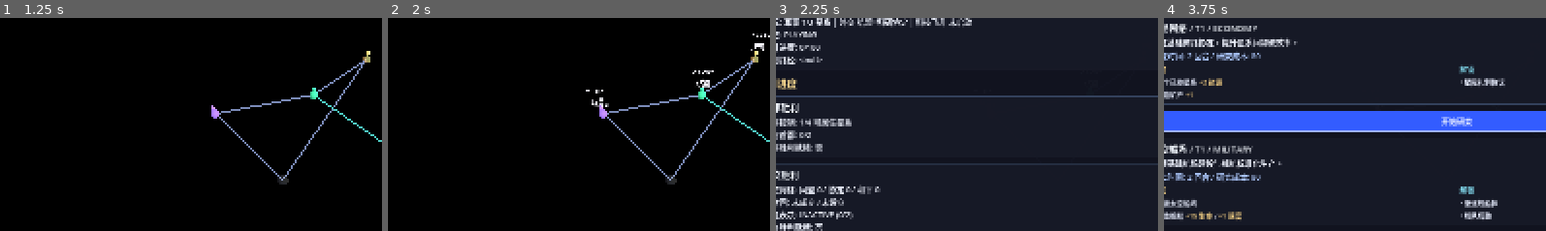
Above: before the commit, frames 1-4 (left to right).
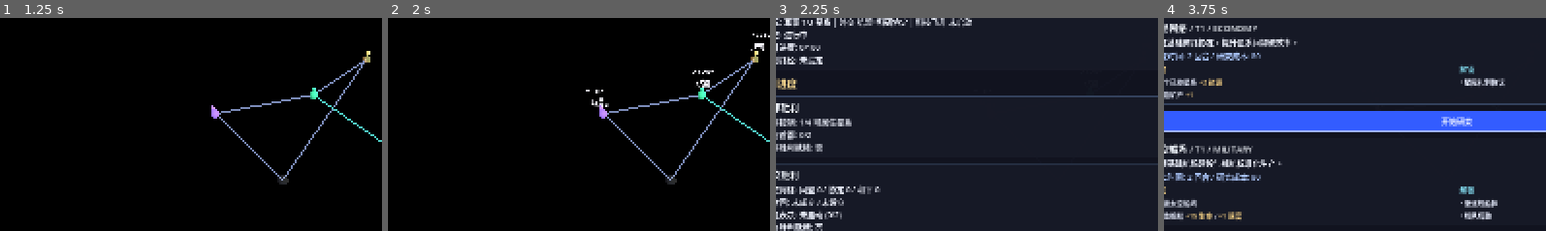
Above: after the commit, the same moments.

Repository: paleriderrrr/starcat
Game: Godot game, scene res://scenes/Main.tscn
The game is run twice, just before and just after one commit, with the same random seed, the same clock (stepped at 60 frames per second) and the same inputs.
Inputs:
- Up to frame 1 (1.25 s): click "文字标记: 显示" at 0.5 s
- Up to frame 2 (2 s): click "文字标记: 隐藏" at 1.25 s
- Up to frame 3 (2.25 s): click "目标" at 2 s
- Up to frame 4 (3.75 s): click "关闭" at 2.75 s; click "科技" at 3.5 s
The pictures show only the part of the screen within x 11-61%, y 30-80%; the shares and areas given below are measured in that part.

Frames 1-2 are identical in both runs. In frame 3, 0.8% of the frame differs, in the area x 2-21%, y 6-95%; in frame 4, nothing differs.

Commit message:
Commit in-progress main workspace changes

Diff:
--- a/starcat/scripts/HudLayer.gd
+++ b/starcat/scripts/HudLayer.gd
@@ -268,9 +268,9 @@
 		"当前目标",
 		[
 			"目标: %s" % str(GameState.game_state.get("objective", "")),
-			"状态: %s" % str(GameState.game_state.get("status", "PLAYING")),
+			"状态: %s" % _game_status_label(str(GameState.game_state.get("status", "PLAYING"))),
 			"飞升进度: %s/100" % str(GameState.game_state.get("ascension_progress", 0)),
-			"胜利路径: %s" % str(GameState.game_state.get("victory_path", "未达成"))
+			"胜利路径: %s" % _victory_path_label(GameState.game_state.get("victory_path", null))
 		]
 	))
 	_panel_add(_make_section_title("胜利进度"))
@@ -295,7 +295,7 @@
 				str(diplomatic_report.get("speaker_title", "未设立"))
 			],
 			"宪章表决: %s (%s/%s)" % [
-				str(diplomatic_report.get("charter_status", "INACTIVE")),
+				_charter_status_label(str(diplomatic_report.get("charter_status", "INACTIVE"))),
 				str(diplomatic_report.get("votes_for", 0)),
 				str(diplomatic_report.get("required_votes", 0))
 			],
@@ -305,7 +305,7 @@
 	_panel_add(_make_status_card(
 		"科技飞升",
 		[
-			"飞升阶段: %s" % str(science_report.get("phase_label", "未启动")),
+			"飞升阶段: %s" % _ascension_phase_label(str(science_report.get("phase_label", "INACTIVE"))),
 			"飞升进度: %s/100" % str(science_report.get("progress", 0)),
 			"阶段摘要: %s" % str(science_report.get("status_summary", "-")),
 			"奇观选址: %s" % str(science_report.get("best_site_name", "-"))
@@ -437,7 +437,7 @@
 	_panel_add(_make_status_card(
 		"通信截获状态",
 		[
-			"通信截获状态: %s" % interception_report.get("status", "未知"),
+			"通信截获状态: %s" % _interception_status_label(str(interception_report.get("status", "UNKNOWN"))),
 			"公开通信基础截获率: %s%%" % str(interception_report.get("base", 0)),
 			"限制级通信截获率: %s%%" % str(interception_report.get("restricted", 0)),
 			"秘密通信截获率: %s%%" % str(interception_report.get("secret", 0)),
@@ -449,7 +449,7 @@
 		[
 			"联合国: %s" % ("已成立" if bool(diplomacy_report.get("council_established", false)) else "未成立"),
 			"议长: %s" % str(diplomacy_report.get("speaker_title", "未设立")),
-			"宪章表决: %s" % str(diplomacy_report.get("charter_status", "INACTIVE")),
+			"宪章表决: %s" % _charter_status_label(str(diplomacy_report.get("charter_status", "INACTIVE"))),
 			"支持票: %s/%s" % [str(diplomacy_report.get("votes_for", 0)), str(diplomacy_report.get("required_votes", 0))]
 		]
 	))
@@ -577,7 +577,7 @@
 	for message: Dictionary in GameState.game_state.get("messages", []).slice(0, 6):
 		system_entries.append({
 			"title": "T%s / %s" % [str(message.get("turn", 1)), str(message.get("title", "系统消息"))],
-			"meta": str(message.get("type", "SYSTEM")),
+			"meta": _message_type_label(str(message.get("type", "SYSTEM"))),
 			"summary": _truncate_text(str(message.get("content", "")), 96)
 		})
 	for report: Dictionary in GameState.get_recent_combat_reports().slice(0, 3):
@@ -748,28 +748,72 @@
 		]
 	))
 	_panel_add(_make_section_title("任务"))
-	var mission_row_one: HBoxContainer = _action_row()
-	mission_row_one.add_child(_make_action_button("待命", GameState.set_selected_fleet_mission.bind("IDLE"), "neutral"))
-	mission_row_one.add_child(_make_action_button("探索", GameState.set_selected_fleet_mission.bind("EXPLORE"), "primary"))
-	mission_row_one.add_child(_make_action_button("殖民", GameState.set_selected_fleet_mission.bind("COLONIZE"), "accent"))
-	mission_row_one.add_child(_make_action_button("驻防", GameState.set_selected_fleet_mission.bind("GUARD"), "neutral"))
-	_panel_add(mission_row_one)
-	var mission_row_two: HBoxContainer = _action_row()
-	mission_row_two.add_child(_make_action_button("打击", GameState.set_selected_fleet_mission.bind("STRIKE"), "danger"))
-	mission_row_two.add_child(_make_action_button("进入移动模式", GameState.begin_fleet_move_mode.bind(fleet.get("id", "")), "primary"))
-	mission_row_two.add_child(_make_action_button("退出移动模式", GameState.cancel_fleet_move_mode, "neutral"))
-	mission_row_two.add_child(_make_action_button("修复舰队", GameState.repair_fleet.bind(fleet.get("id", "")), "accent"))
-	_panel_add(mission_row_two)
+	_panel_add(_make_info_card([
+		"选择一个任务组后会立即切换当前舰队指令。",
+		"移动模式开启后，直接点击星图中的可达星系即可跃迁。"
+	]))
+	_panel_add(_make_section_title("行动指令"))
+	_panel_add(_make_action_grid([
+		_make_action_button("待命", GameState.set_selected_fleet_mission.bind("IDLE"), "neutral"),
+		_make_action_button("探索", GameState.set_selected_fleet_mission.bind("EXPLORE"), "primary"),
+		_make_action_button("殖民", GameState.set_selected_fleet_mission.bind("COLONIZE"), "accent"),
+		_make_action_button("驻防", GameState.set_selected_fleet_mission.bind("GUARD"), "neutral"),
+		_make_action_button("打击", GameState.set_selected_fleet_mission.bind("STRIKE"), "danger")
+	], 2))
+	_panel_add(_make_section_title("机动与维护"))
+	var move_mode_active: bool = GameState.fleet_move_mode and GameState.selected_fleet_id == str(fleet.get("id", ""))
+	var start_move_button: Button = _make_action_button("开始移动", GameState.begin_fleet_move_mode.bind(fleet.get("id", "")), "primary")
+	start_move_button.disabled = move_mode_active
+	var cancel_move_button: Button = _make_action_button("取消移动", GameState.cancel_fleet_move_mode, "neutral")
+	cancel_move_button.disabled = not move_mode_active
+	var repair_button: Button = _make_action_button("修复舰队", GameState.repair_fleet.bind(fleet.get("id", "")), "accent")
+	repair_button.disabled = total_hp >= total_max_hp
+	_panel_add(_make_action_grid([
+		start_move_button,
+		cancel_move_button,
+		repair_button
+	], 2))
 	_panel_add(_make_status_card("任务状态", [
 		"移动模式: %s" % ("已开启，点击星图中的可达星系即可跃迁。" if GameState.fleet_move_mode else "未开启"),
 		"可达星系: %s" % str(GameState.get_reachable_system_ids(fleet.get("id", "")).size()),
 		"当前驻留: %s" % GameState.get_system_by_id(fleet.get("systemId", "")).get("name", "")
 	]))
-	var mission_row_three: HBoxContainer = _action_row()
-	mission_row_three.add_child(_make_action_button("拆分舰队", GameState.split_selected_fleet, "neutral"))
-	mission_row_three.add_child(_make_action_button("合并本星系舰队", GameState.merge_player_fleets_at_selected_system, "accent"))
-	mission_row_three.add_child(_make_action_button("状态评估", GameState.request_selected_fleet_status, "accent"))
-	_panel_add(mission_row_three)
+	var fleet_status_fleet_id: String = str(GameState.world_data.get("fleet_status_fleet_id", ""))
+	var fleet_status_report: Dictionary = GameState.world_data.get("fleet_status_report", {})
+	if not fleet_status_report.is_empty() and fleet_status_fleet_id == str(fleet.get("id", "")):
+		var detail_lines: Array = [
+			"位置: %s" % str(fleet_status_report.get("location", "未知")),
+			"战备状态: %s" % _fleet_readiness_label(str(fleet_status_report.get("readiness", "CRITICAL")))
+		]
+		for ship_entry: Dictionary in fleet_status_report.get("unit_composition", []).slice(0, 4):
+			detail_lines.append("%s / %s / %s/%s 生命 / %s 伤害" % [
+				str(ship_entry.get("name", "舰船")),
+				str(ship_entry.get("type", "UNKNOWN")),
+				str(ship_entry.get("hp", 0)),
+				str(ship_entry.get("maxHp", 0)),
+				str(ship_entry.get("damage", 0))
+			])
+		_panel_add(_make_api_report_card(
+			"状态评估",
+			"任务: %s / 舰队强度: %s" % [
+				str(fleet_status_report.get("mission", "未知")),
+				str(fleet_status_report.get("strength", 0))
+			],
+			detail_lines
+		))
+	_panel_add(_make_section_title("编组与评估"))
+	var split_button: Button = _make_action_button("拆分舰队", GameState.split_selected_fleet, "neutral")
+	split_button.disabled = fleet.get("ships", []).size() < 2
+	var merge_button: Button = _make_action_button("合并本地舰队", GameState.merge_player_fleets_at_selected_system, "accent")
+	merge_button.disabled = GameState.get_player_fleets_in_system(str(fleet.get("systemId", ""))).size() < 2
+	var status_button: Button = _make_action_button("状态评估", GameState.request_selected_fleet_status, "accent")
+	_panel_add(_make_action_grid([
+		split_button,
+		merge_button,
+		status_button
+	], 2))
+	_panel_add(_make_section_title("可达航线"))
+	var player_energy: int = int(GameState.get_player_faction().get("resources", {}).get("energy", 0))
 	for ship: Dictionary in fleet.get("ships", []):
 		_panel_add(_make_fleet_ship_card(ship))
 	for route: Dictionary in GameState.get_reachable_system_details(fleet.get("id", "")):
@@ -778,7 +822,19 @@
 		var fits_bandwidth: bool = bool(route.get("fitsBandwidth", true))
 		_panel_add(_make_route_card(route, system, fits_bandwidth))
 		var row: HBoxContainer = _action_row()
-		row.add_child(_make_action_button(system.get("name", system_id), GameState.select_system.bind(system_id), "neutral"))
+		row.add_child(_make_action_button("查看%s" % system.get("name", system_id), GameState.focus_system.bind(system_id), "neutral"))
+		if GameState.fleet_move_mode:
+			var jump_button: Button = _make_action_button("跃迁至此", GameState.move_selected_fleet.bind(system_id), "primary")
+			var traversal_cost: int = int(route.get("traversalCost", 1))
+			var can_jump: bool = fits_bandwidth and int(fleet.get("movementCooldown", 0)) <= 0 and player_energy >= traversal_cost
+			jump_button.disabled = not can_jump
+			if not fits_bandwidth:
+				jump_button.tooltip_text = "当前航道容量不足，舰队规模超出上限。"
+			elif int(fleet.get("movementCooldown", 0)) > 0:
+				jump_button.tooltip_text = "舰队仍在移动冷却中。"
+			elif player_energy < traversal_cost:
+				jump_button.tooltip_text = "能源不足，无法支付本次跃迁消耗。"
+			row.add_child(jump_button)
 		_panel_add(row)
 
 func _make_building_card(building: Dictionary) -> PanelContainer:
@@ -824,6 +880,18 @@
 
 func _action_row() -> HBoxContainer:
 	return ACTION_ROW_SCENE.instantiate()
+
+func _make_action_grid(buttons: Array[Button], columns: int = 2) -> GridContainer:
+	var flow: GridContainer = GridContainer.new()
+	flow.columns = max(columns, 1)
+	flow.size_flags_horizontal = Control.SIZE_EXPAND_FILL
+	flow.add_theme_constant_override("h_separation", 8)
+	flow.add_theme_constant_override("v_separation", 8)
+	for button: Button in buttons:
+		button.custom_minimum_size = Vector2(0, 44)
+		button.size_flags_horizontal = Control.SIZE_EXPAND_FILL
+		flow.add_child(button)
+	return flow
 
 func _make_chip(title: String, value: String) -> PanelContainer:
 	var panel: PanelContainer = CHIP_SCENE.instantiate()
@@ -1382,6 +1450,71 @@
 		_:
 			return action
 
+func _game_status_label(status: String) -> String:
+	match status:
+		"PLAYING":
+			return "进行中"
+		"PAUSED":
+			return "暂停"
+		"VICTORY":
+			return "已胜利"
+		"DEFEAT":
+			return "已失败"
+		_:
+			return status
+
+func _charter_status_label(status: String) -> String:
+	match status:
+		"INACTIVE":
+			return "未启动"
+		"PROPOSED":
+			return "提案中"
+		"VOTING":
+			return "表决中"
+		"RATIFIED":
+			return "已通过"
+		"REJECTED":
+			return "已否决"
+		_:
+			return status
+
+func _interception_status_label(status: String) -> String:
+	match status:
+		"FULL":
+			return "全域监控"
+		"PARTIAL":
+			return "部分可见"
+		"LIMITED":
+			return "能力受限"
+		"UNKNOWN":
+			return "未知"
+		_:
+			return status
+
+func _fleet_readiness_label(readiness: String) -> String:
+	match readiness:
+		"FULL":
+			return "完备"
+		"DEGRADED":
+			return "受损"
+		"CRITICAL":
+			return "危急"
+		_:
+			return readiness
+
+func _message_type_label(message_type: String) -> String:
+	match message_type:
+		"SYSTEM":
+			return "系统播报"
+		"EVENT":
+			return "事件更新"
+		"COMBAT":
+			return "战斗通报"
+		"DIPLOMACY":
+			return "外交动态"
+		_:
+			return message_type
+
 func _ascension_phase_label(phase: String) -> String:
 	match phase:
 		"INACTIVE":
@@ -1399,6 +1532,11 @@
 
 func _signed_int_text(value: int) -> String:
 	return "%s%s" % ["+" if value >= 0 else "", str(value)]
+
+func _victory_path_label(value: Variant) -> String:
+	if value == null or str(value) == "":
+		return "未设定"
+	return VICTORY_FOCUS_LABELS.get(str(value), str(value))
 
 func _event_template_from_preview(event_id: String) -> String:
 	var lowered: String = event_id.to_lower()
@@ -1527,6 +1665,6 @@
 	GameState.set_diplomatic_visibility(faction_id, value)
 
 func _on_diplomacy_changed() -> void:
-	if GameState.active_tab == "DIPLOMACY" or GameState.active_tab == "COMMS":
+	if GameState.active_tab == "DIPLOMACY" or GameState.active_tab == "COMMS" or GameState.selected_fleet_id != "" or GameState.selected_system_id != "":
 		refresh()
 		_refresh_visible_panels()
--- a/starcat/scripts/Main.gd
+++ b/starcat/scripts/Main.gd
@@ -10,6 +10,8 @@
 	_on_state_changed(GameState.game_state)
 	_on_selection_changed(GameState.selected_system_id, GameState.selected_fleet_id)
 	_on_tab_changed(GameState.active_tab)
+	if OS.get_cmdline_user_args().has("--capture-runtime"):
+		call_deferred("_capture_runtime_views")
 
 func _on_state_changed(_state: Dictionary) -> void:
 	if star_map.has_method("refresh"):
@@ -24,3 +26,30 @@
 func _on_tab_changed(_tab_name: String) -> void:
 	if hud_layer.has_method("refresh"):
 		hud_layer.call_deferred("refresh")
+
+func _capture_runtime_views() -> void:
+	await get_tree().process_frame
+	await get_tree().process_frame
+	if hud_layer.has_method("_on_tab_pressed"):
+		hud_layer.call("_on_tab_pressed", "OBJECTIVES")
+	await get_tree().process_frame
+	await get_tree().process_frame
+	await _save_capture("runtime_objectives.png")
+	if hud_layer.has_method("_close_center_modal"):
+		hud_layer.call("_close_center_modal")
+	GameState.select_fleet("fleet_player_1")
+	await get_tree().process_frame
+	await get_tree().process_frame
+	await _save_capture("runtime_fleet.png")
+	GameState.clear_selection()
+	if hud_layer.has_method("_on_tab_pressed"):
+		hud_layer.call("_on_tab_pressed", "COMMS")
+	await get_tree().process_frame
+	await get_tree().process_frame
+	await _save_capture("runtime_comms.png")
+	get_tree().quit()
+
+func _save_capture(file_name: String) -> void:
+	await RenderingServer.frame_post_draw
+	var image: Image = get_viewport().get_texture().get_image()
+	image.save_png("user://captures/%s" % file_name)
--- a/starcat/scripts/autoload/ApiClient.gd
+++ b/starcat/scripts/autoload/ApiClient.gd
@@ -145,6 +145,7 @@
 func request_fleet_status(game_state: Dictionary, fleet_id: String) -> void:
 	_ensure_services()
 	world_query_received.emit({
+		"fleet_status_fleet_id": fleet_id,
 		"fleet_status_report": _analysis_service.query_fleet_status(game_state, fleet_id, true)
 	})
 
--- a/starcat/scripts/autoload/GameState.gd
+++ b/starcat/scripts/autoload/GameState.gd
@@ -216,6 +216,10 @@
 	selected_system_id = system_id
 	selection_changed.emit(selected_system_id, selected_fleet_id)
 
+func focus_system(system_id: String) -> void:
+	selected_system_id = system_id
+	selection_changed.emit(selected_system_id, selected_fleet_id)
+
 func select_fleet(fleet_id: String) -> void:
 	fleet_move_mode = false
 	selected_fleet_id = fleet_id
@@ -351,9 +355,13 @@
 func move_selected_fleet(system_id: String) -> void:
 	if selected_fleet_id == "":
 		return
+	var previous_system_id: String = str(get_fleet_by_id(selected_fleet_id).get("systemId", ""))
 	game_state = GameLogicScript.move_fleet(game_state, selected_fleet_id, system_id)
-	fleet_move_mode = false
-	selected_system_id = system_id
+	var updated_system_id: String = str(get_fleet_by_id(selected_fleet_id).get("systemId", previous_system_id))
+	var moved_successfully: bool = updated_system_id != "" and updated_system_id != previous_system_id
+	if moved_successfully:
+		fleet_move_mode = false
+	selected_system_id = updated_system_id if updated_system_id != "" else previous_system_id
 	state_changed.emit(game_state)
 	selection_changed.emit(selected_system_id, selected_fleet_id)
 
Not shown, changed: tests/test_godot_backend_migration.py
